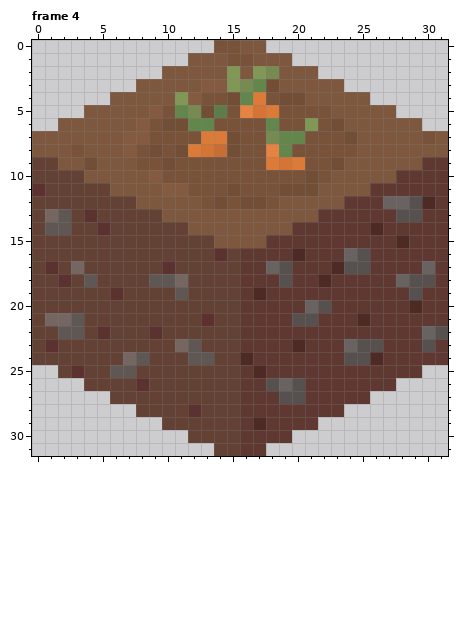
Edited in one commit: pixel-art file (Assets/Graphics/Crops/Carrots.ase). That is the earlier state.
32x32 pixels, 5 frames. Colours within 5 levels of each other are drawn and written as one. Shown: frame 4. The commit also changed other frames, which this record leaves out.
After:
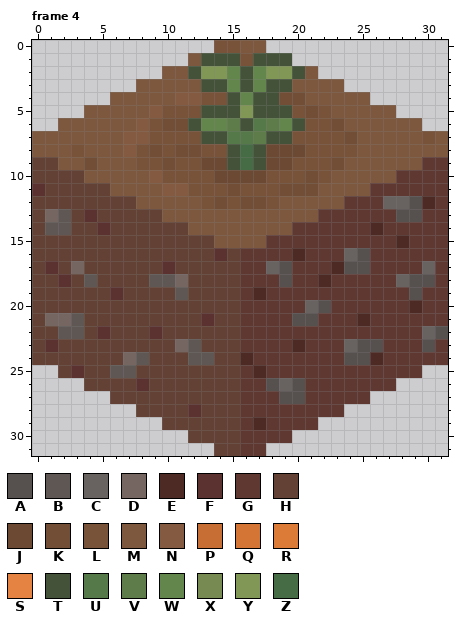
Palette (. is transparent): A #56504e  B #5f5754  C #686260  D #756661  E #4e2a25  F #5b322f  G #5f3832  H #634134  J #6b4932  K #724e36  L #795339  M #7d583f  N #845b40  P #c76e34  Q #d47535  R #dc7a37  S #e58442  T #435239  U #557948  V #5d7c49  W #63864c  X #778a52  Y #819756  Z #456c44
The edit:
{"change": "layer \"Shadow\" opacity 12% added"}
{"change": "layer \"Plants\" added"}
{"change": "layer \"Layer 2\" removed"}
{"where": "frame 4"}
{"frame":4,"y":1,"x":13,"old":"MML","new":"TTT"}
{"frame":4,"y":1,"x":17,"old":"MMM","new":"TTT"}
{"frame":4,"y":2,"x":12,"old":"MMMYMYXMM","new":"TYYWTWYYT"}
{"frame":4,"y":3,"x":13,"old":"NNYX","new":"TTWT"}
{"frame":4,"y":3,"x":18,"old":"KM","new":"TT"}
{"frame":4,"y":4,"x":11,"old":"Y","new":"N"}
{"frame":4,"y":4,"x":15,"old":"K","new":"T"}
{"frame":4,"y":4,"x":17,"old":"RL","new":"TT"}
{"frame":4,"y":5,"x":11,"old":"WXKVLSQRL","new":"LLTTTYTTT"}
{"frame":4,"y":5,"x":21,"old":"L","new":"K"}
{"frame":4,"y":6,"x":12,"old":"W","new":"T"}
{"frame":4,"y":6,"x":14,"old":"LLLLWLLY","new":"WVTUVWTL"}
{"frame":4,"y":7,"x":13,"old":"RRKLLXWW","new":"TTUUVTTL"}
{"frame":4,"y":8,"x":12,"old":"RQPKLLSWL","new":"KLLTZTJJJ"}
{"frame":4,"y":9,"x":13,"old":"LLLLLRQR","new":"JJTZTJJL"}
{"frame":4,"y":10,"x":14,"old":"LLLL","new":"JJJJ"}
